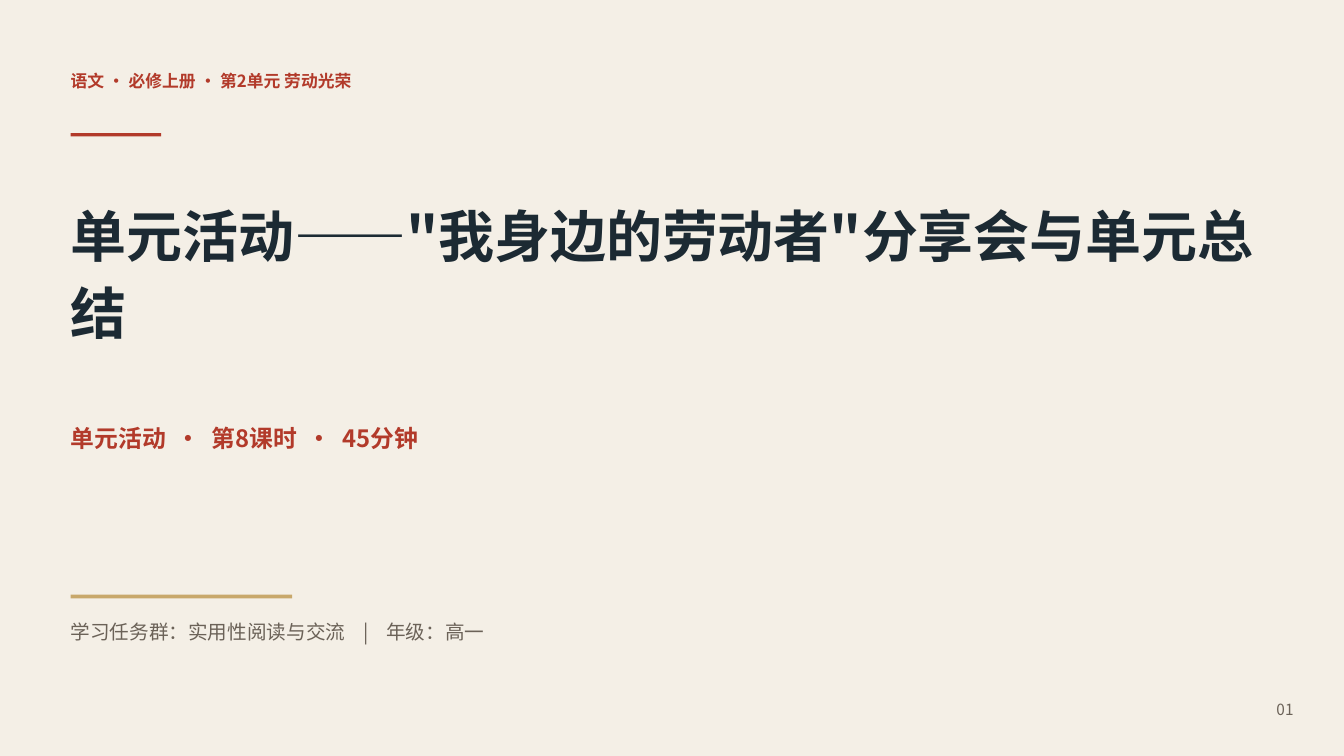
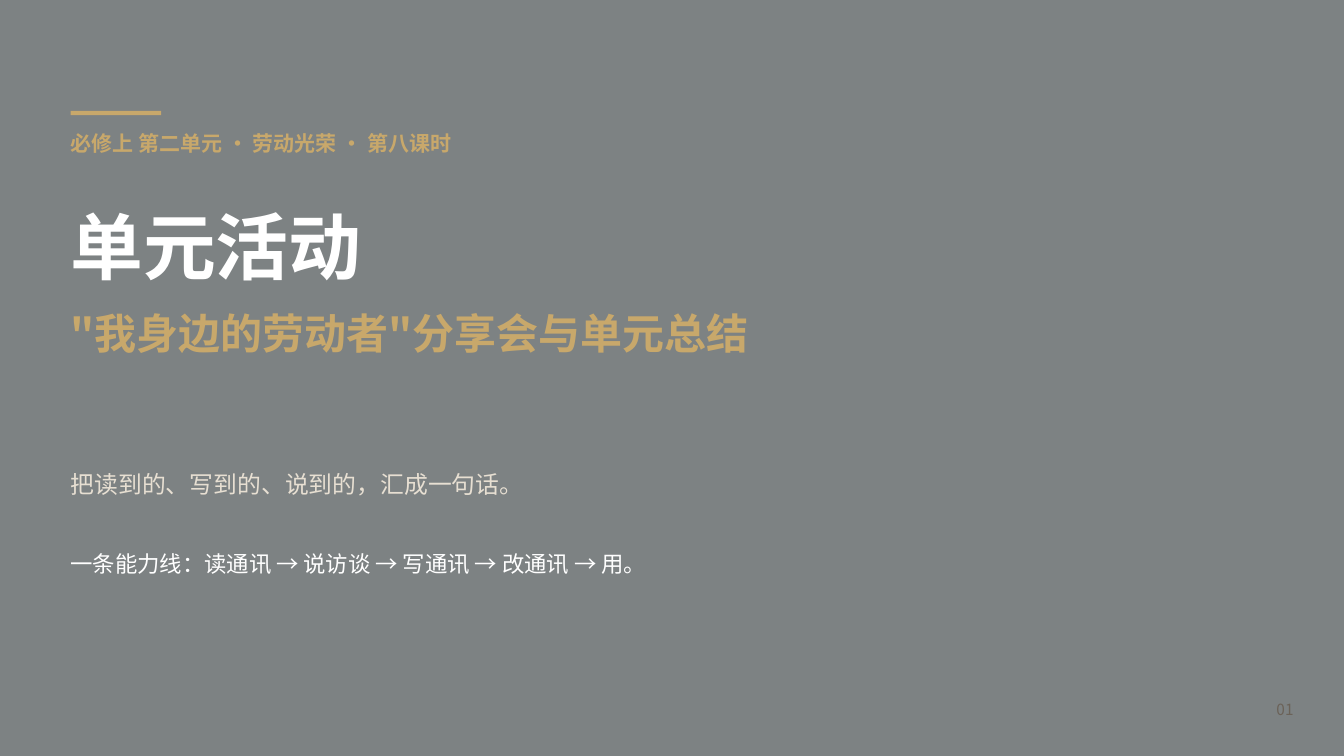
Before and after one commit to katarakinkim-arch/english-lesson-miniprogram, a slide deck: slide 1 of preview_v7/cn/l-cn-bs-u2-8.pptx. Drawn at 1344x756 pixels with LibreOffice and Linux fonts; fonts in the diff are those of the drawing; background and template pictures are left out; a plain dark background stands for a picture behind light text. Boxes give left, top, right and bottom in pixels: in the first picture for what was removed or moved away, otherwise in the second. Text is boxed around its words. In the diff, an @@ line names an element or a change of style, - is before the commit and + after.

```diff
--- a/preview_v7/cn/l-cn-bs-u2-8.pptx
+++ b/preview_v7/cn/l-cn-bs-u2-8.pptx
@@ background #FFFFFF to picture (left out) @@
@@ rectangle added at (x1=0, y1=0, x2=1344, y2=756), fill #1C2A33 at 55% opacity @@
@@ rectangle moved from (x1=71, y1=133, x2=161, y2=136) to (x1=71, y1=111, x2=161, y2=115) @@
@@ rectangle at (x1=71, y1=111, x2=161, y2=115): fill #B23A2A to #C8A86B @@
@@ text at (x1=71, y1=133, x2=451, y2=153): text changed; size 12 to 15 pt; text colour #B23A2A to #C8A86B @@
-语文 · 必修上册 · 第2单元 劳动光荣
+必修上 第二单元 · 劳动光荣 · 第八课时
@@ text at (x1=71, y1=212, x2=362, y2=281): text changed; size 17 to 52 pt; text colour #B23A2A to #FFFFFF @@
-单元活动 · 第8课时 · 45分钟
+单元活动
@@ text at (x1=71, y1=313, x2=749, y2=353): text changed; size 40 to 30 pt; text colour #1C2A33 to #C8A86B @@
-单元活动——"我身边的劳动者"分享会与单元总结
+"我身边的劳动者"分享会与单元总结
@@ text added at (x1=71, y1=473, x2=524, y2=495), 17 pt, text #E7DFD2 @@
+把读到的、写到的、说到的，汇成一句话。
@@ text added at (x1=71, y1=553, x2=646, y2=574), 16 pt, text #FFFFFF @@
+一条能力线：读通讯 → 说访谈 → 写通讯 → 改通讯 → 用。
@@ rectangle removed at (x1=71, y1=595, x2=292, y2=599) @@
@@ text removed at (x1=71, y1=622, x2=484, y2=641) @@
-学习任务群：实用性阅读与交流 | 年级：高一
```
Also in this commit, not shown: 3 other slides changed, 5 slides added, 5 slides removed, 2 other files.
